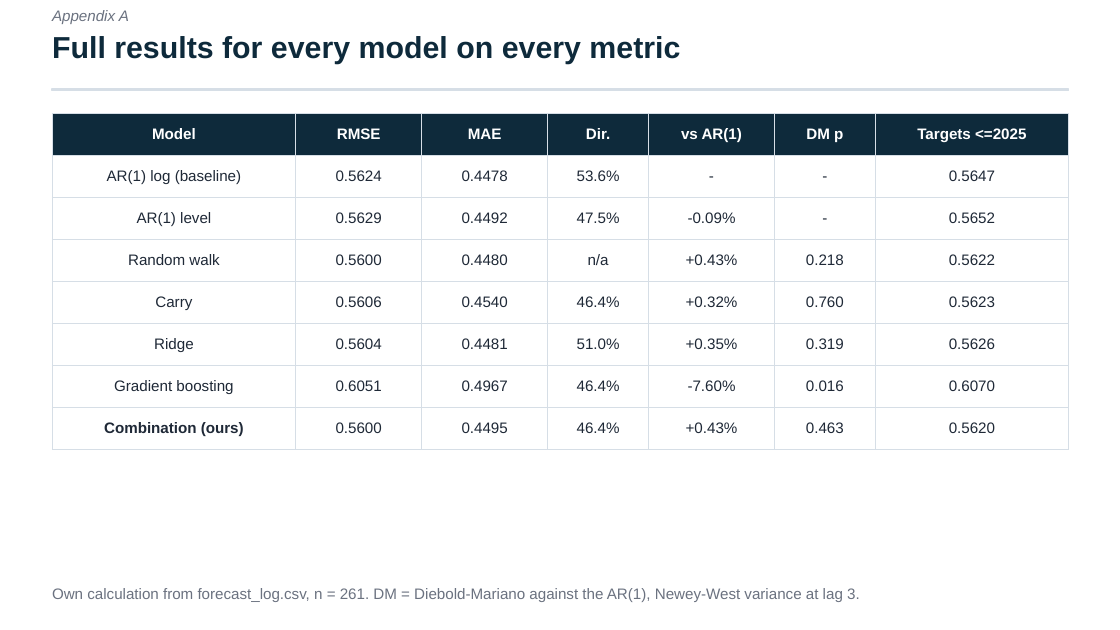
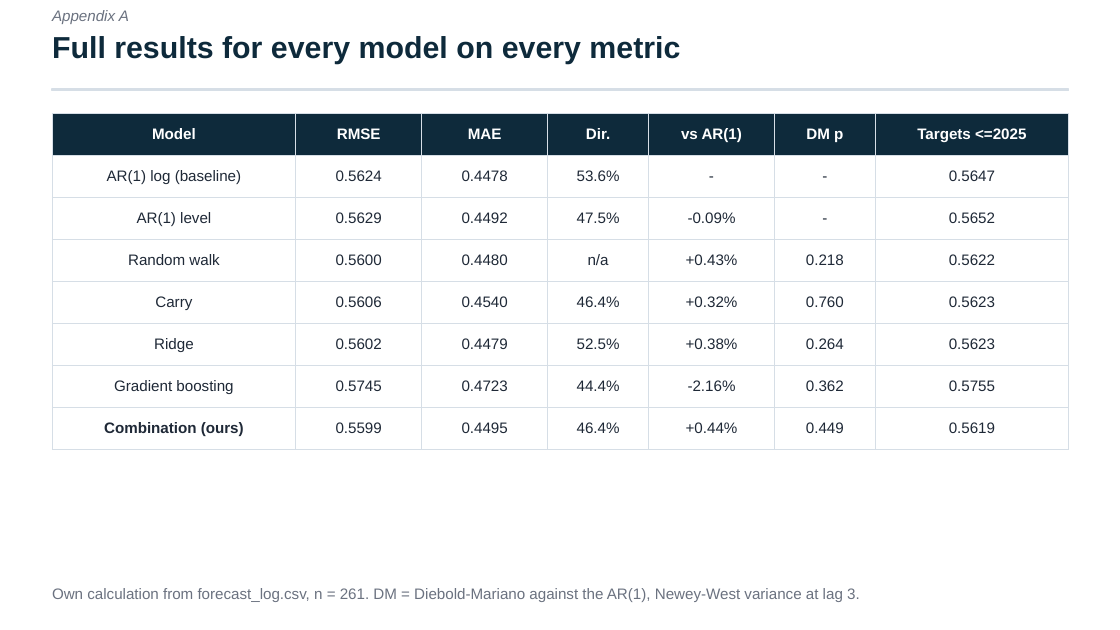
Before and after one commit to Aakashanil67/usdzar-forecasting, a slide deck: slide 8 of reports/presentation.pptx. Drawn at 1120x630 pixels with LibreOffice and Linux fonts; fonts in the diff are those of the drawing. Boxes give left, top, right and bottom in pixels: in the first picture for what was removed or moved away, otherwise in the second. Text is boxed around its words. In the diff, an @@ line names an element or a change of style, - is before the commit and + after.

Commit message:
Purge overlapping targets from tuning folds and end validation before 2021 targets
Validation now stops at the 2020-11-27 origin. Ridge scaling is fitted inside each fold, gradient boosting gets a small tuning grid under the same purged protocol, and AR(1) in logs is fixed as the benchmark instead of being picked on the judged window.

```diff
--- a/reports/presentation.pptx
+++ b/reports/presentation.pptx
@@ table at box(52, 113, 1069, 440) @@
-row 6: Ridge | 0.5604 | 0.4481 | 51.0% | +0.35% | 0.319 | 0.5626
+row 6: Ridge | 0.5602 | 0.4479 | 52.5% | +0.38% | 0.264 | 0.5623
-row 7: Gradient boosting | 0.6051 | 0.4967 | 46.4% | -7.60% | 0.016 | 0.6070
+row 7: Gradient boosting | 0.5745 | 0.4723 | 44.4% | -2.16% | 0.362 | 0.5755
-row 8: Combination (ours) | 0.5600 | 0.4495 | 46.4% | +0.43% | 0.463 | 0.5620
+row 8: Combination (ours) | 0.5599 | 0.4495 | 46.4% | +0.44% | 0.449 | 0.5619
```
Also in this commit, not shown: 5 other slides changed, 24 other files.
